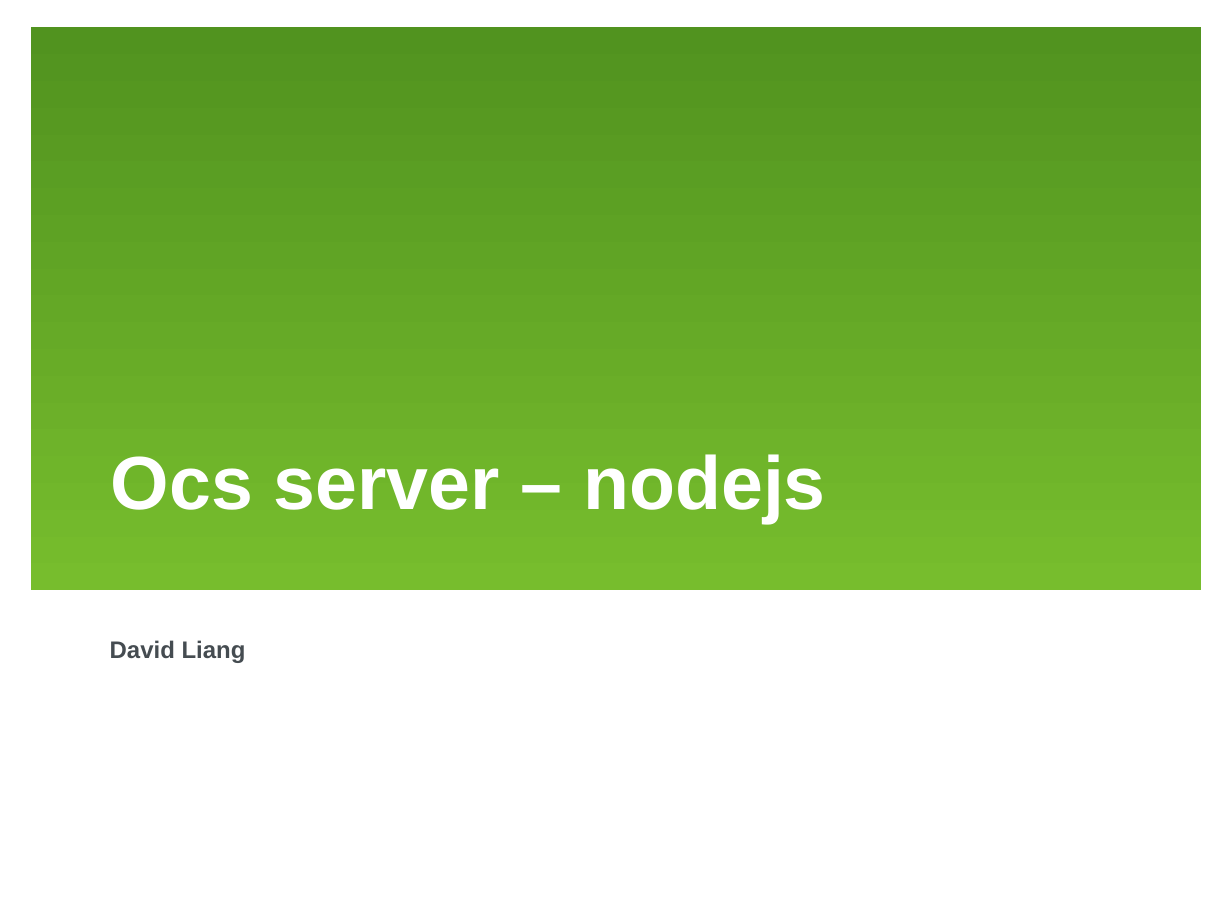
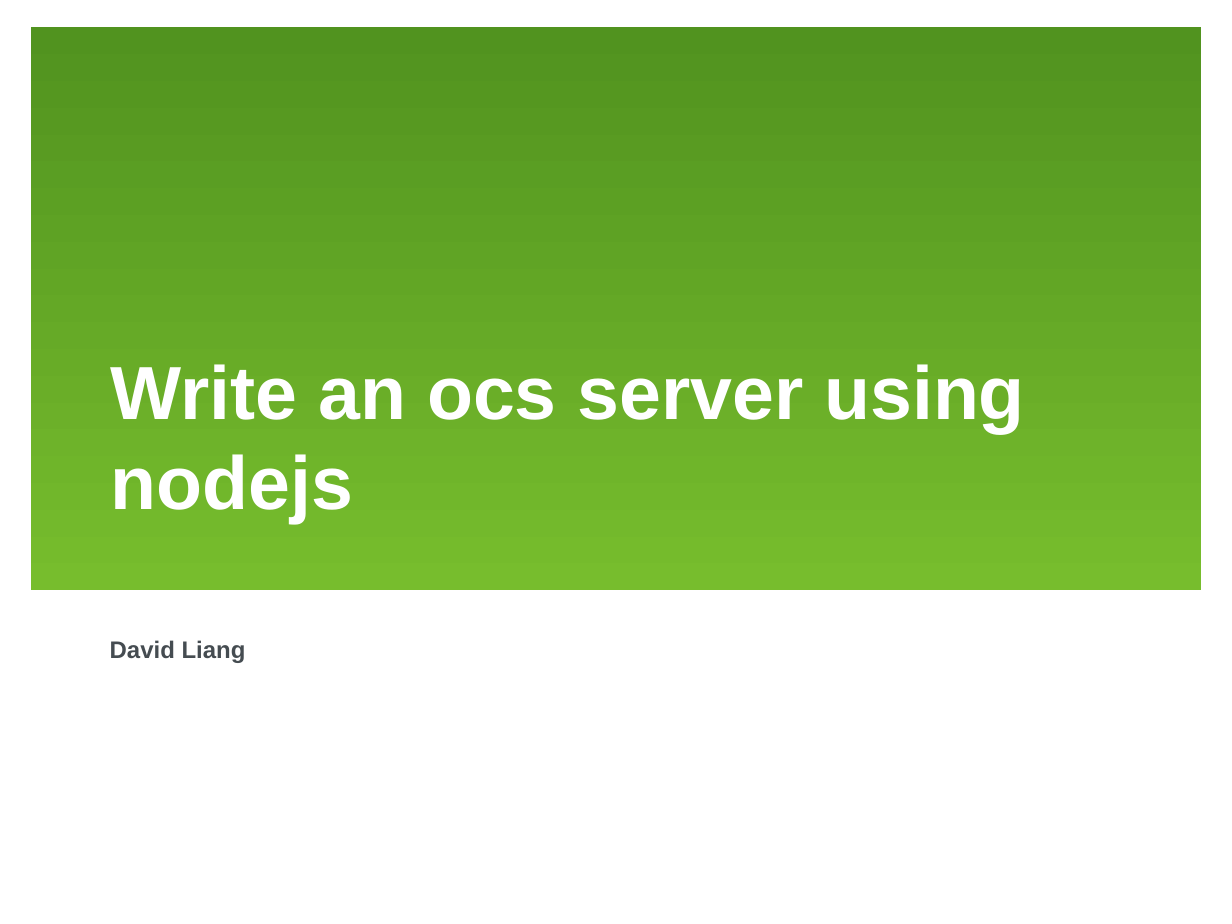
Before and after one commit to initlove/ocs-nodejs, a slide deck: slide 1 of document/ocs-nodejs.odp. Drawn at 1232x924 pixels with LibreOffice and Linux fonts; fonts in the diff are those of the drawing; background and template pictures are left out. Boxes give left, top, right and bottom in pixels: in the first picture for what was removed or moved away, otherwise in the second. Text is boxed around its words. In the diff, an @@ line names an element or a change of style, - is before the commit and + after.

```diff
--- a/document/ocs-nodejs.odp
+++ b/document/ocs-nodejs.odp
@@ title at (x1=111, y1=364, x2=1024, y2=524): text changed @@
-Ocs server – nodejs
+Write an ocs server using nodejs
```
Also in this commit, not shown: 4 other slides changed, 4 slides added, 3 slides removed, 15 other files.
